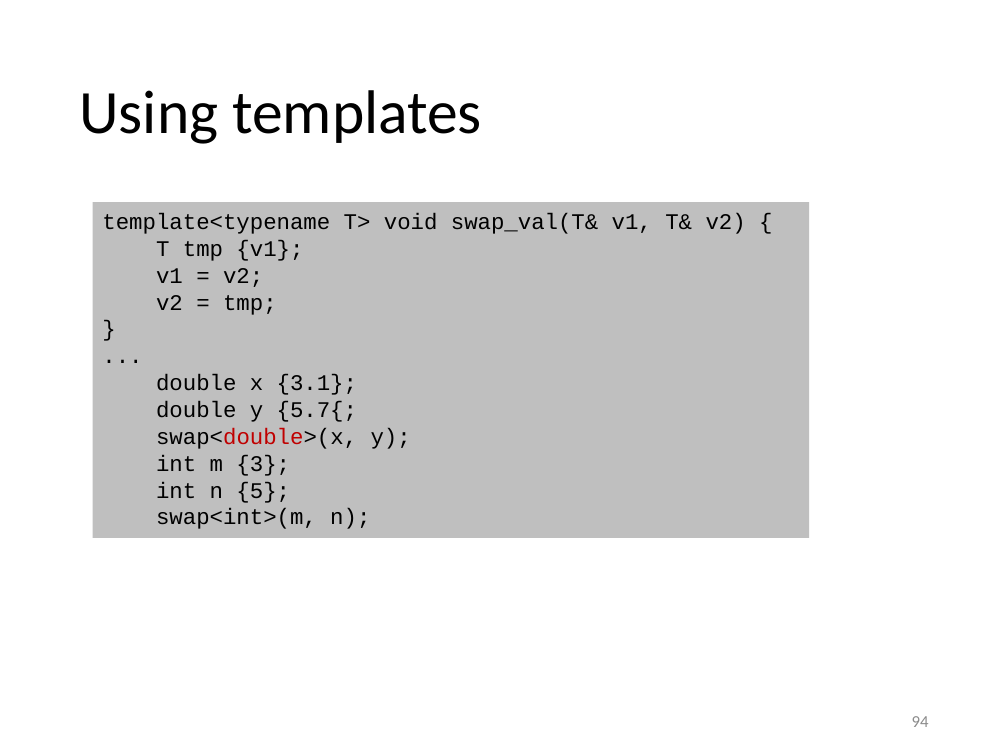
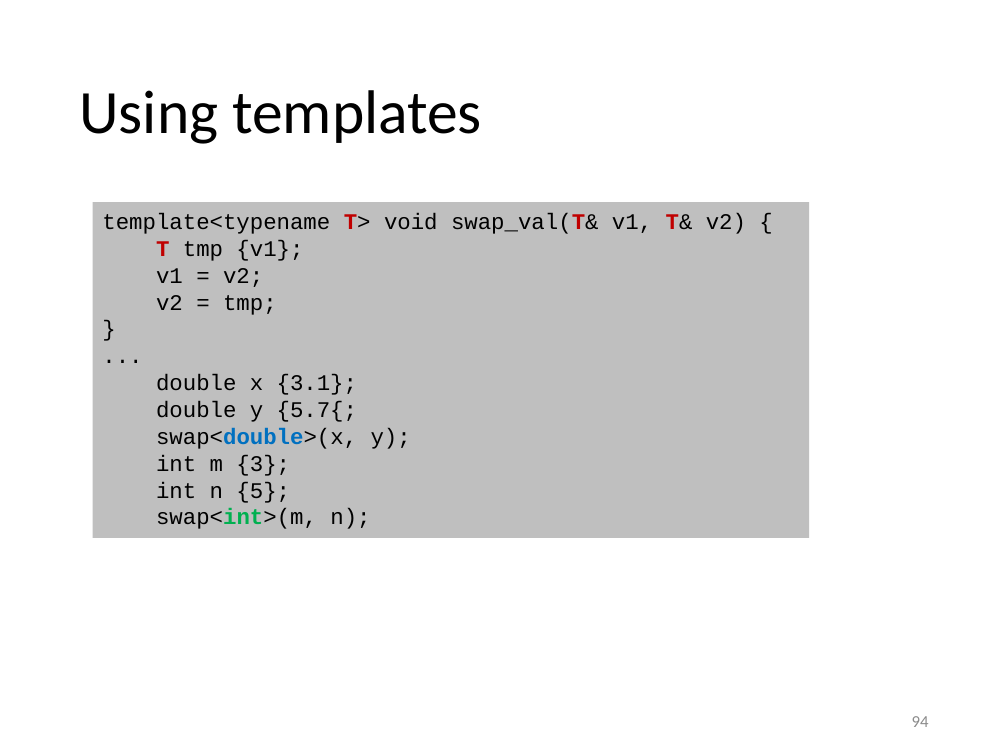
Before and after one commit to gjbex/Scientific-C-plus-plus, a slide deck: slide 94 of scientific_cpp.pptx. Drawn at 1008x756 pixels with LibreOffice and Linux fonts; fonts in the diff are those of the drawing. Boxes give left, top, right and bottom in pixels: in the first picture for what was removed or moved away, otherwise in the second. Text is boxed around its words. In the diff, an @@ line names an element or a change of style, - is before the commit and + after.

Commit message:
Add colors

```diff
--- a/scientific_cpp.pptx
+++ b/scientific_cpp.pptx
@@ text in rectangle at <box>102,213,746,529</box>: text colour #000000 to #C00000 in "T> swap_val(T& T&", "T"; bold on in "T> swap_val(T& T&", "T", "swap<double>(x,", "swap<int>(m,"; text colour #C00000 to #0070C0 in "swap<double>(x,"; text colour #000000 to #00B050 in "swap<int>(m," @@
```
Also in this commit, not shown: 1 other slide changed.
